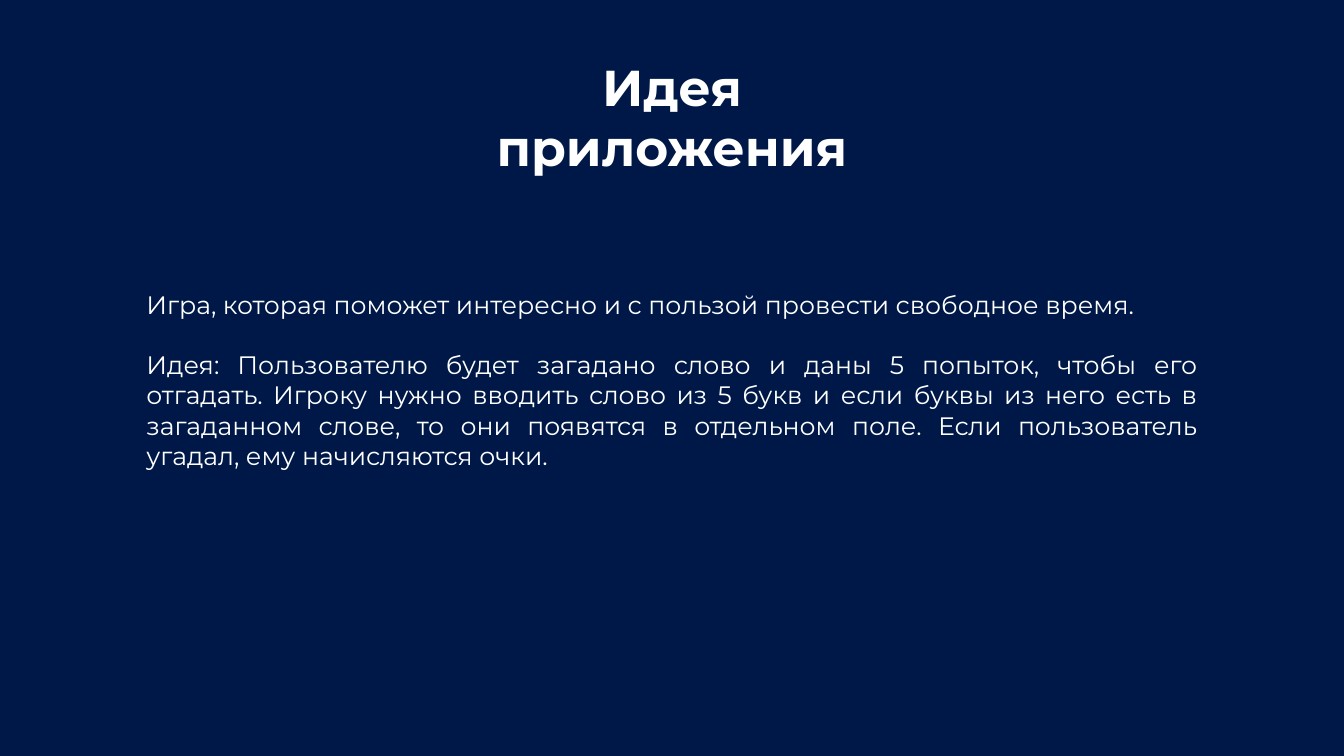
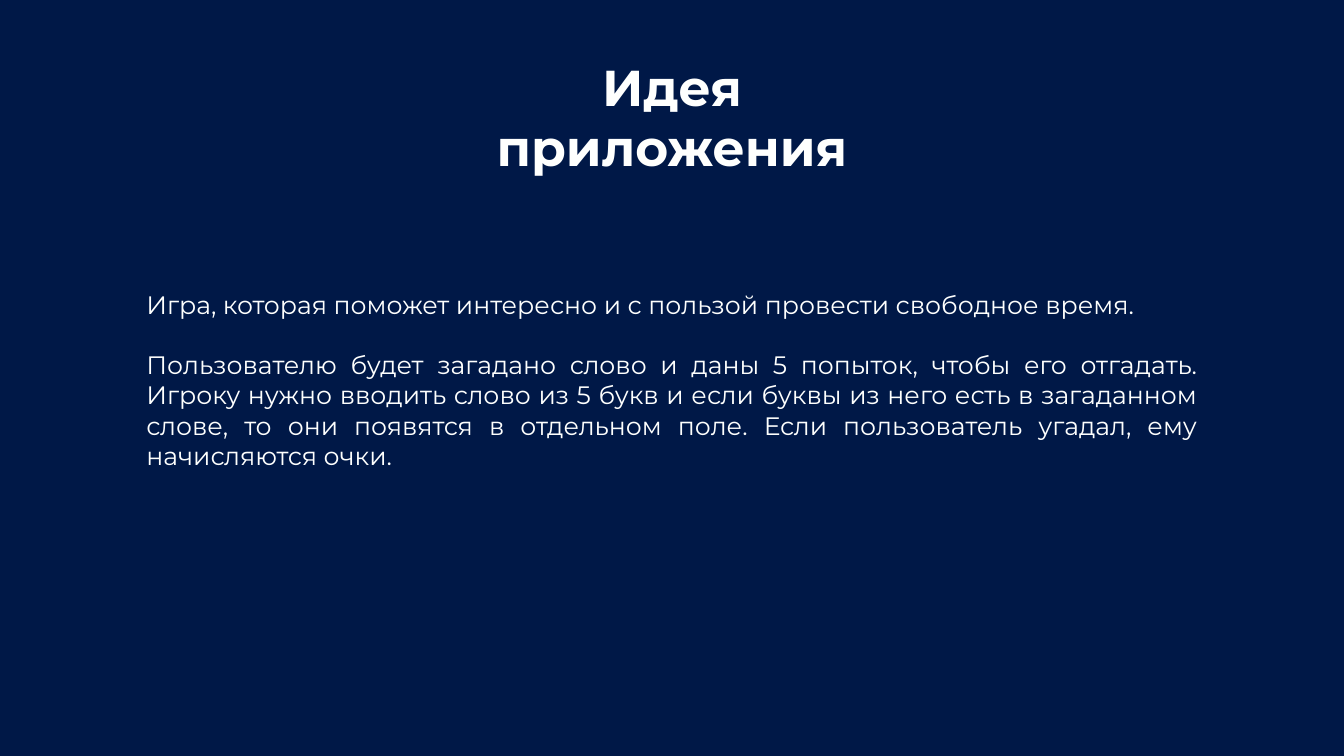
Before and after one commit to pvk04/Python-project, a slide deck: slide 3 of Презентация проект Python.pptx. Drawn at 1344x756 pixels with LibreOffice and Linux fonts; fonts in the diff are those of the drawing. Boxes give left, top, right and bottom in pixels: in the first picture for what was removed or moved away, otherwise in the second. Text is boxed around its words. In the diff, an @@ line names an element or a change of style, - is before the commit and + after.

```diff
--- a/Презентация проект Python.pptx
+++ b/Презентация проект Python.pptx
@@ text at bbox=[146, 355, 1197, 465]: text changed @@
-Идея: Пользователю будет загадано слово и даны 5 попыток, чтобы его отгадать. Игроку нужно вводить слово из 5 букв и если буквы из него есть в загаданном слове, то они появятся в отдельном поле. Если пользователь угадал, ему начисляются очки.
+Пользователю будет загадано слово и даны 5 попыток, чтобы его отгадать. Игроку нужно вводить слово из 5 букв и если буквы из него есть в загаданном слове, то они появятся в отдельном поле. Если пользователь угадал, ему начисляются очки.
```
Also in this commit, not shown: 1 other slide changed, 1 slide added.
